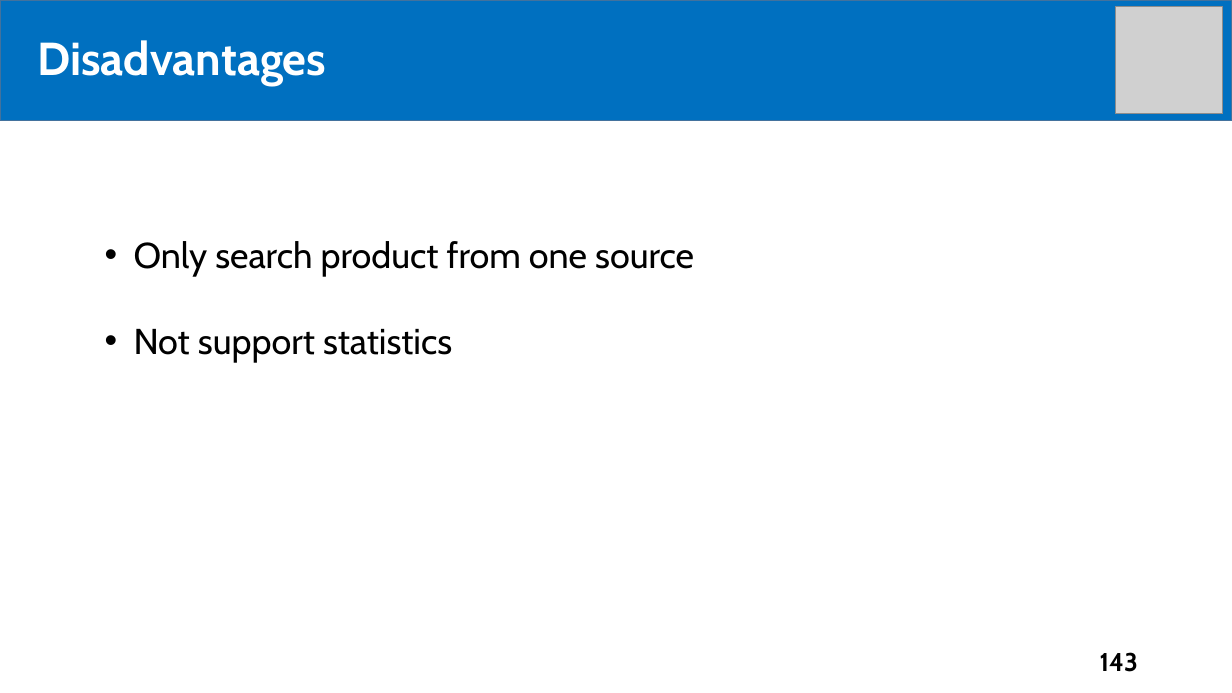
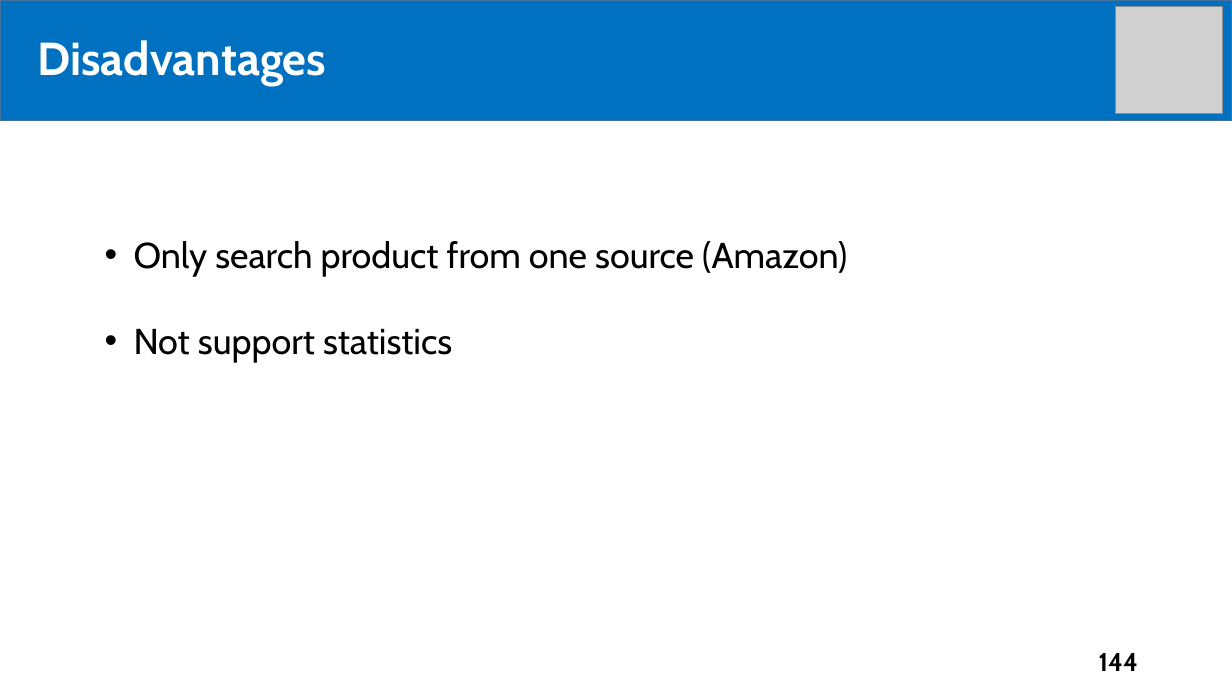
Before and after one commit to tiendan3108/CP, a slide deck: slide 144 of Source/Presentation/PreFinalPresentation.pptx (slide 143 before the commit). Drawn at 1232x693 pixels with LibreOffice and Linux fonts; fonts in the diff are those of the drawing; grey boxes stand for pictures. Boxes give left, top, right and bottom in pixels: in the first picture for what was removed or moved away, otherwise in the second. Text is boxed around its words. In the diff, an @@ line names an element or a change of style, - is before the commit and + after.

```diff
--- a/Source/Presentation/PreFinalPresentation.pptx
+++ b/Source/Presentation/PreFinalPresentation.pptx
@@ text at <box>134,241,847,276</box>: text changed @@
-• Only search product from one source
+• Only search product from one source (Amazon)
@@ page number at <box>1099,653,1138,671</box>: text changed @@
-143
+144
```
Also in this commit, not shown: 9 other slides changed, 1 slide added.
